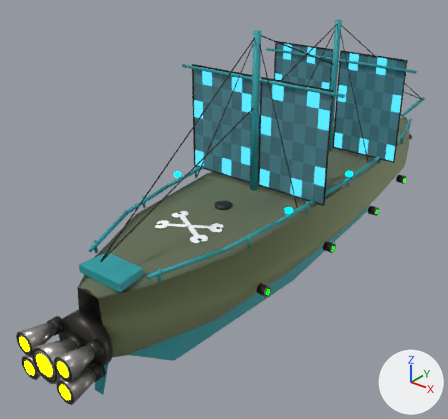
The glTF model ThoriumGap_JS/models/Ship_Pirate_3.glb: old version first, new version second.
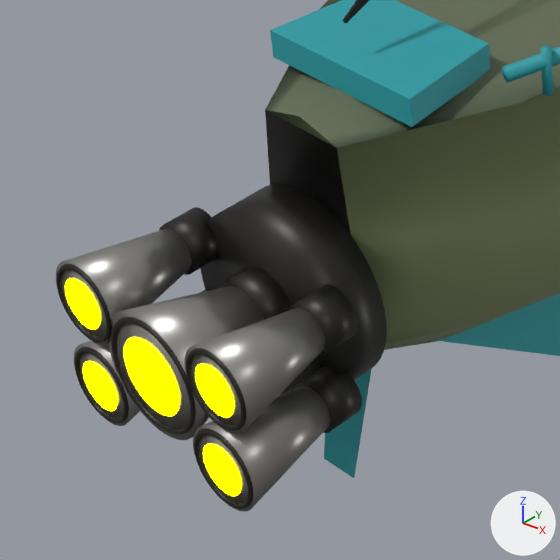
The first picture shows the older version from a camera (50 mm lens) standing at (3.78, -6.12, 3.49) and looking at (-0.56, -0.7, 0.13). The close-ups show the older and then the newer version on the part from 0% to 36% of the width and 61% to 100% of the height of that picture. Only the edits that show in the close-ups are written down. The lights are fixed; the arrows at lower right show +X, +Y and +Z. Where no turn or scale is listed for an object, it has been applied to the vertices.

The first close-up shows 'EngineBell_Center_IronRocketNozzle', 'EngineBell_PortUpper_IronRocketNozzle', 'EngineBell_StarboardLower_IronRocketNozzle', 'EngineBell_StarboardUpper_IronRocketNozzle', 'EngineDeck_AftTransomArmoredMount', 'EngineEmitter', 'EngineThroat_StarboardLower_BlackSocket', 'EngineThroat_StarboardUpper_BlackSocket', 'Hull_MetalSailingShipBody', 'Keel_DeepSpaceSailingKeel', 'Rudder_SternSpaceRudder', 'SternTransom_LowReinforcedAftDeckCap' and 12 more.
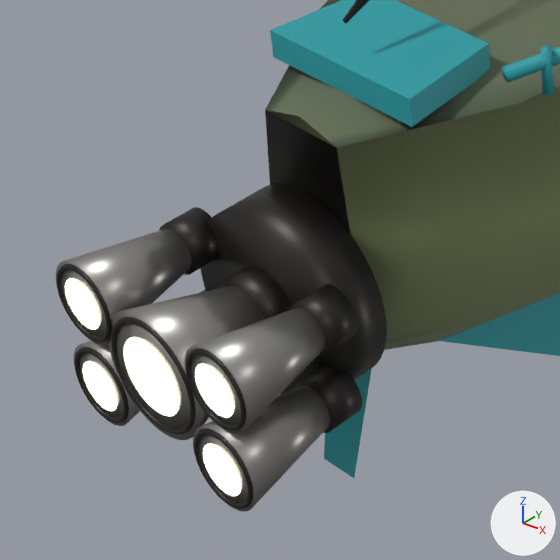
What differs and where, as boxes [x1, y1, x2, y2] in the close-ups (560 x 560 px):
'EngineEmitter', recoloured (yellow to beige): [65, 278, 241, 496] in both

The change in detail:
In material 'EngineGlow' (mat_engineglow), emission_color goes from (1.0, 1.0, 0.0) (yellow #ffff00) to (0.62, 0.57, 0.4) (beige #cec7aa).
